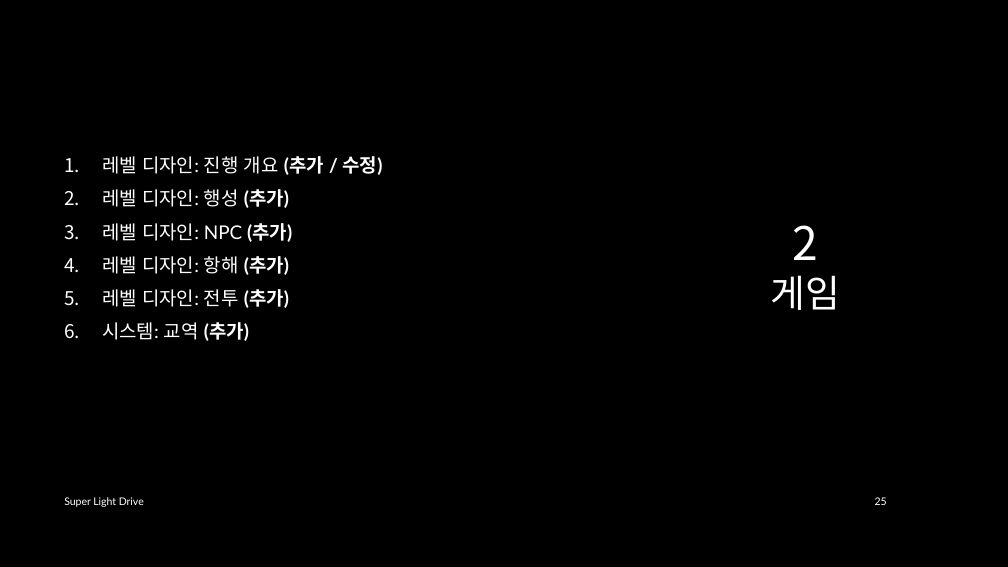
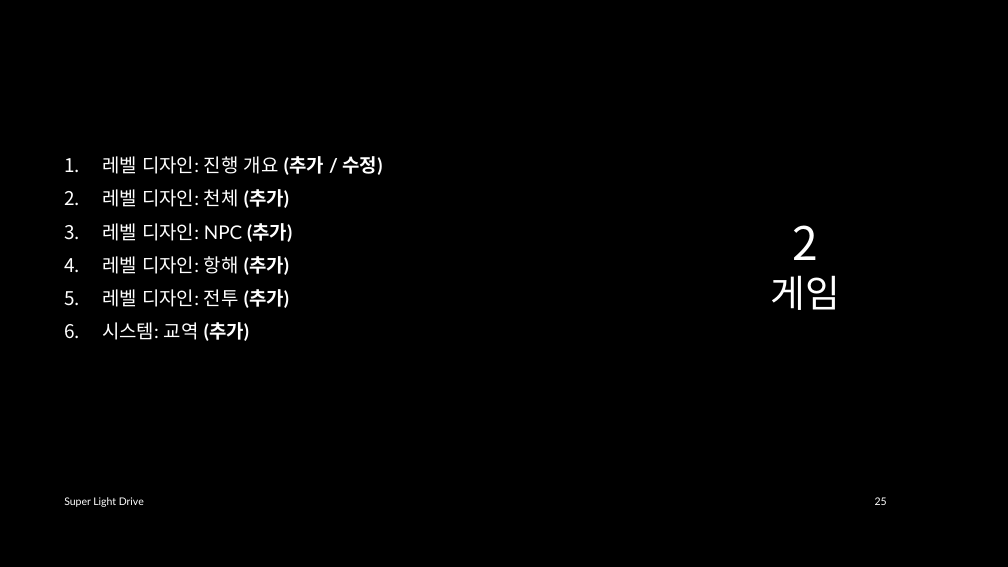
Before and after one commit to iconstudio/2017-Platformer, a slide deck: slide 25 of slides/SuperLightDrive_20171228.pptx. Drawn at 1008x567 pixels with LibreOffice and Linux fonts; fonts in the diff are those of the drawing; background and template pictures are left out. Boxes give left, top, right and bottom in pixels: in the first picture for what was removed or moved away, otherwise in the second. Text is boxed around its words. In the diff, an @@ line names an element or a change of style, - is before the commit and + after.

```diff
--- a/slides/SuperLightDrive_20171228.pptx
+++ b/slides/SuperLightDrive_20171228.pptx
@@ text at box(102, 189, 289, 208): text changed @@
-2. 레벨 디자인: 행성 (추가)
+2. 레벨 디자인: 천체 (추가)
```
Also in this commit, not shown: 15 other slides changed, 1 slide added.
